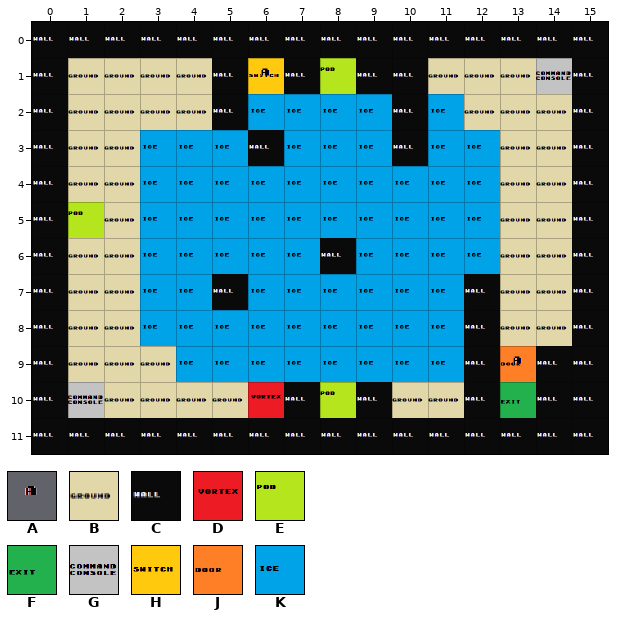
Two versions of a level (Tiled map (JSON), Assets/Levels/level7.json). The picture above is the old version.
Cells are 64x64 px. Shown: x 0..15, y 0..11.
Key: from "links": A 0; from "typeOfCase": B 0, C 1, D 3, E 4, F 6, G 7, H 8, J 9, K 15.
_ is an empty cell, # one hidden under a higher layer.
Layers that did not change in this view are not listed.
Layer "Tiles" before, first column x 0:
 0 CCCCCCCCCCCCCCCC
 1 CBBBBC#C#CCBBB#C
 2 CBBBBC####C#BBBC
 3 CBB###C###C##BBC
 4 CBB##########BBC
 5 C#B##########BBC
 6 CBB#####C####BBC
 7 CBB##C######CBBC
 8 CBB#########CBBC
 9 CBBB########C#CC
10 C#BBBB#C#CBBC#CC
11 CCCCCCCCCCCCCCCC
Layer "Objects" before, first column x 0:
 0 ________________
 1 ______H_E_____G_
 2 ______KKKK_K____
 3 ___KKK_KKK_KK___
 4 ___KKKKKKKKKK___
 5 _E_KKKKKKKKKK___
 6 ___KKKKK_KKKK___
 7 ___KK_KKKKKK____
 8 ___KKKKKKKKK____
 9 ____KKKKKKKK_J__
10 _G____D_E____F__
11 ________________
The same view after the edit:
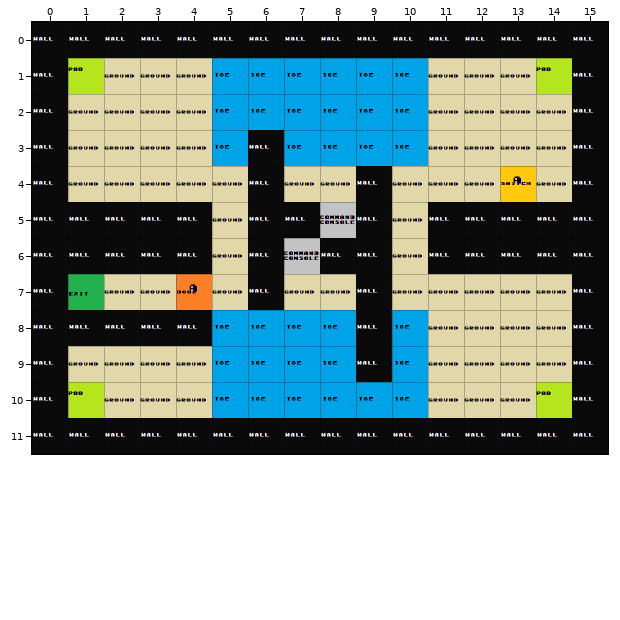
See-through tiles are keyed as they look on the map.
Change:
Changed rows in their new state; . is an unchanged cell.
Layer "Tiles":
first column x 1:
 1 ....#.#.##....
 2 ....#....#....
 3 .........#....
 4 .....C..C.....
 5 CCCC.CC.C.CCCC
 6 CCCC.C..C.CCCC
 7 ....BC..C..B..
 8 CCCC....C..B..
 9 ........C..B.B
10 ......#.#..B.#
Layer "Objects":
first column x 1:
 1 E...KKKKKK...E
 2 ....K....K_...
 3 ..__.....K__..
 4 ..__________H.
 5 _._____G____..
 6 ..____G.____..
 7 F._J.______...
 8 ..__...._._...
 9 ..._...._._._.
10 E...KKKKKK.._E
Layer "Links":
first column x 4:
 1 .._.......
 4 .........A
 7 A.........
 9 ........._
Changed places in both pictures, as pixel boxes (x1, y1, x2, y2):
changed: (68, 58, 572, 418)
